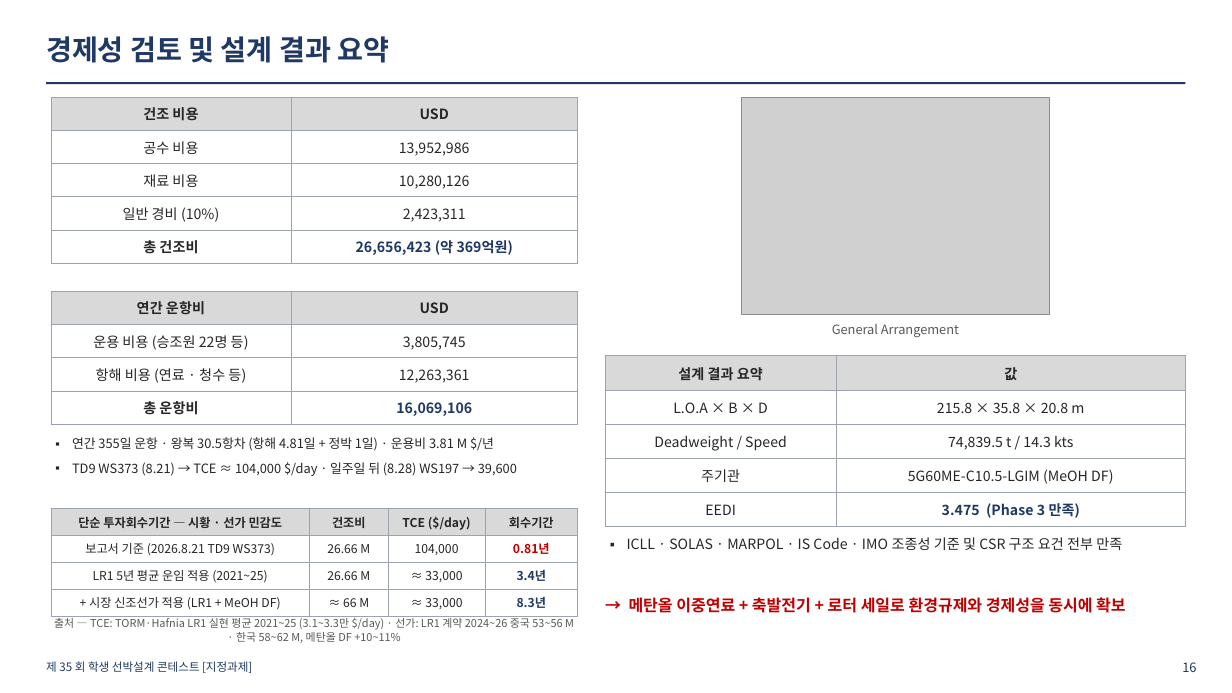
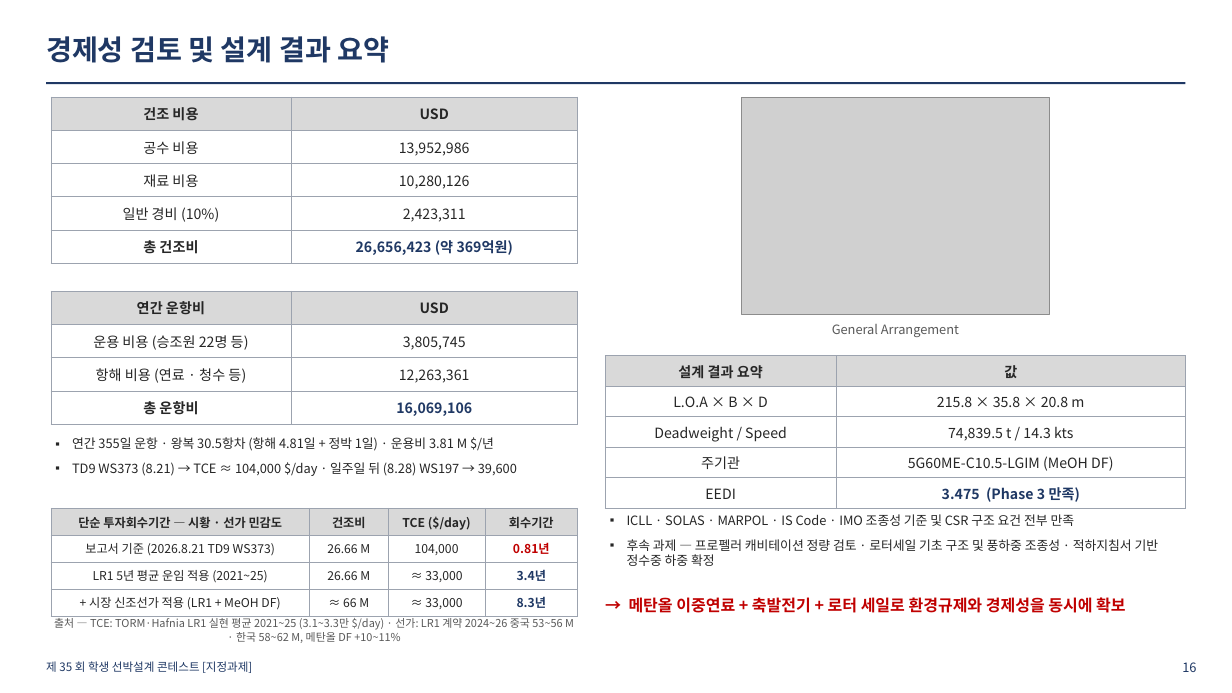
Before and after one commit to inha-ideal-agent/inha-ideal-agent, a slide deck: slide 16 of contest/presentation/2026_74K_발표자료_10분.pptx. Drawn at 1232x693 pixels with LibreOffice and Linux fonts; fonts in the diff are those of the drawing; grey boxes stand for pictures. Boxes give left, top, right and bottom in pixels: in the first picture for what was removed or moved away, otherwise in the second. Text is boxed around its words. In the diff, an @@ line names an element or a change of style, - is before the commit and + after.

```diff
--- a/contest/presentation/2026_74K_발표자료_10분.pptx
+++ b/contest/presentation/2026_74K_발표자료_10분.pptx
@@ table: place and size @@
-table at <box>605,356,1186,522</box>
+table at <box>605,356,1186,506</box>
@@ text "ICLL · SOLAS · MARPOL ...": place and size @@
-text "ICLL · SOLAS · MARPOL ..." at <box>627,537,1122,550</box>
+text "ICLL · SOLAS · MARPOL ..." at <box>627,514,1159,566</box>
@@ text at <box>627,539,1159,566</box>: paragraph added @@
+▪ 후속 과제 — 프로펠러 캐비테이션 정량 검토 · 로터세일 기초 구조 및 풍하중 조종성 · 적하지침서 기반 정수중 하중 확정
@@ text at <box>627,514,1075,526</box>: size 11 to 10 pt in "ICLL · SOLAS · MARPOL · IS ..." @@
```
Also in this commit, not shown: 1 other slide changed, 2 other files.
